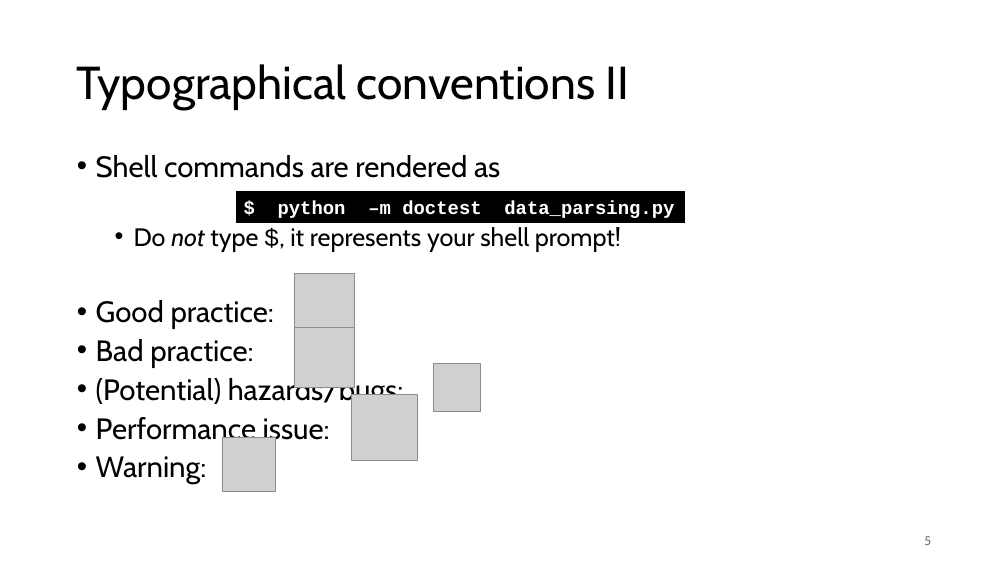
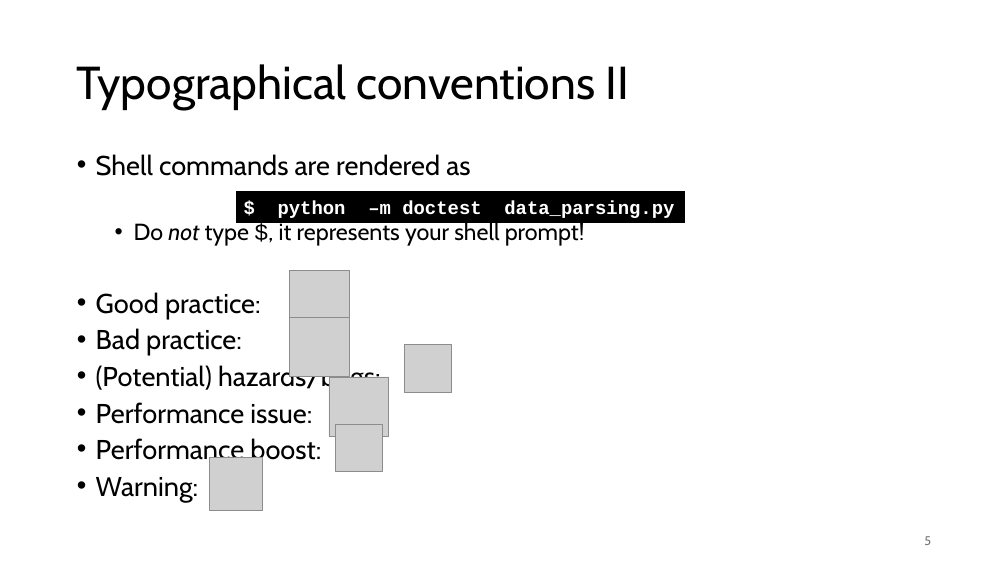
Before and after one commit to gjbex/Python-on-GPUs, a slide deck: slide 5 of python_on_gpus.pptx. Drawn at 1008x567 pixels with LibreOffice and Linux fonts; fonts in the diff are those of the drawing; grey boxes stand for pictures. Boxes give left, top, right and bottom in pixels: in the first picture for what was removed or moved away, otherwise in the second. Text is boxed around its words. In the diff, an @@ line names an element or a change of style, - is before the commit and + after.

```diff
--- a/python_on_gpus.pptx
+++ b/python_on_gpus.pptx
@@ text at [96,154,585,502]: size 28 to 25.9 pt in "Shell commands are rendered as", "Good practice:", "Bad practice:", "(Potential) hazards/bugs:" and 2 more places; size 24 to 22.2 pt in "Do not type $, it represents your ..." @@
@@ picture: place and size @@
-picture at [294,274,354,333]
+picture at [290,270,349,330]
@@ picture: place and size @@
-picture at [294,327,354,387]
+picture at [290,317,349,377]
@@ picture: place and size @@
-picture at [433,363,480,411]
+picture at [405,345,451,393]
@@ picture: place and size @@
-picture at [352,395,417,461]
+picture at [329,377,389,437]
@@ text at [96,438,321,465]: paragraph added @@
+• Performance boost:
@@ picture added at [336,425,383,472] @@
@@ picture: place and size @@
-picture at [222,438,276,492]
+picture at [209,457,263,511]
```
Also in this commit, not shown: 5 other slides changed, 10 slides added, 1 slide removed.
